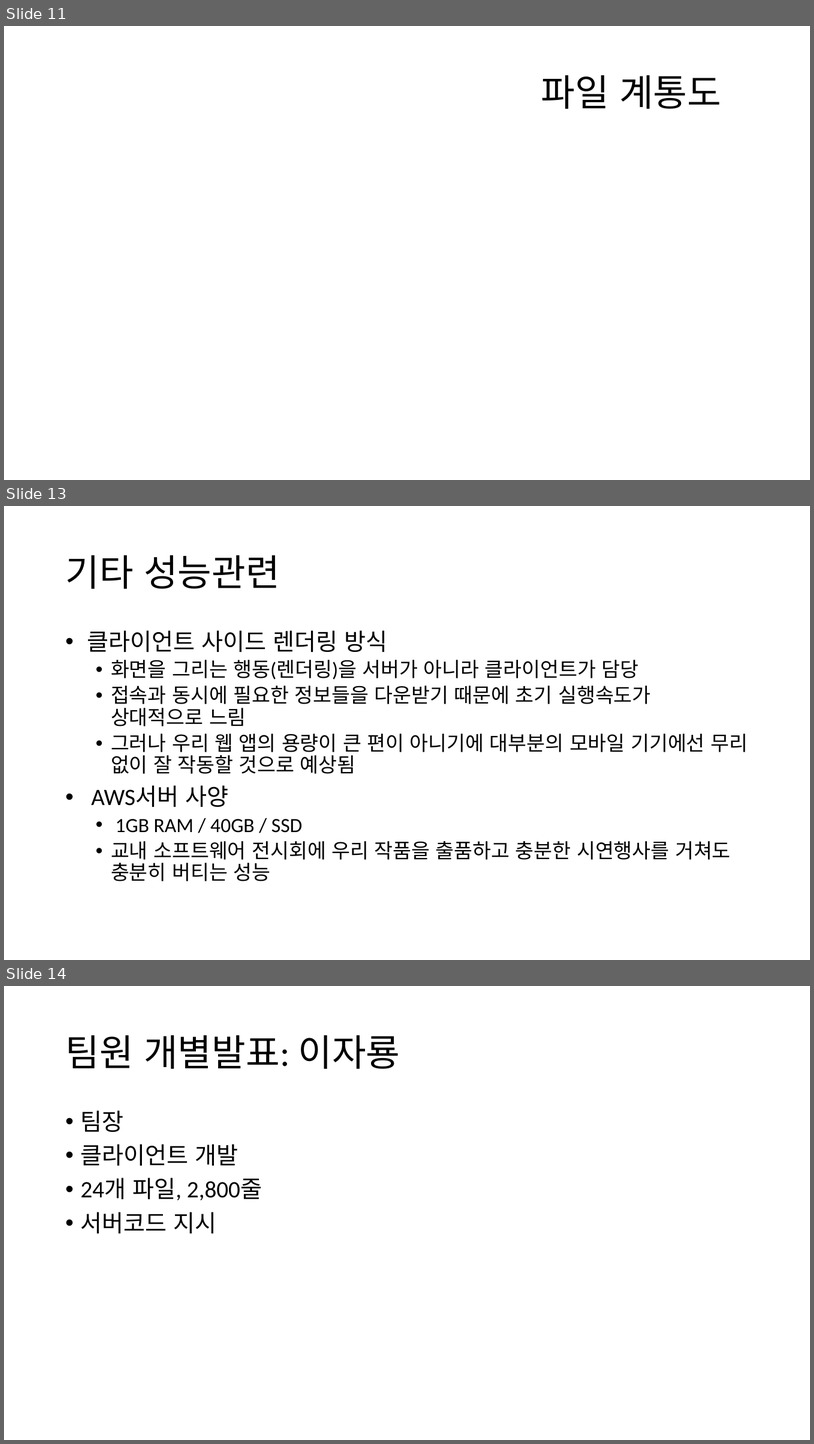
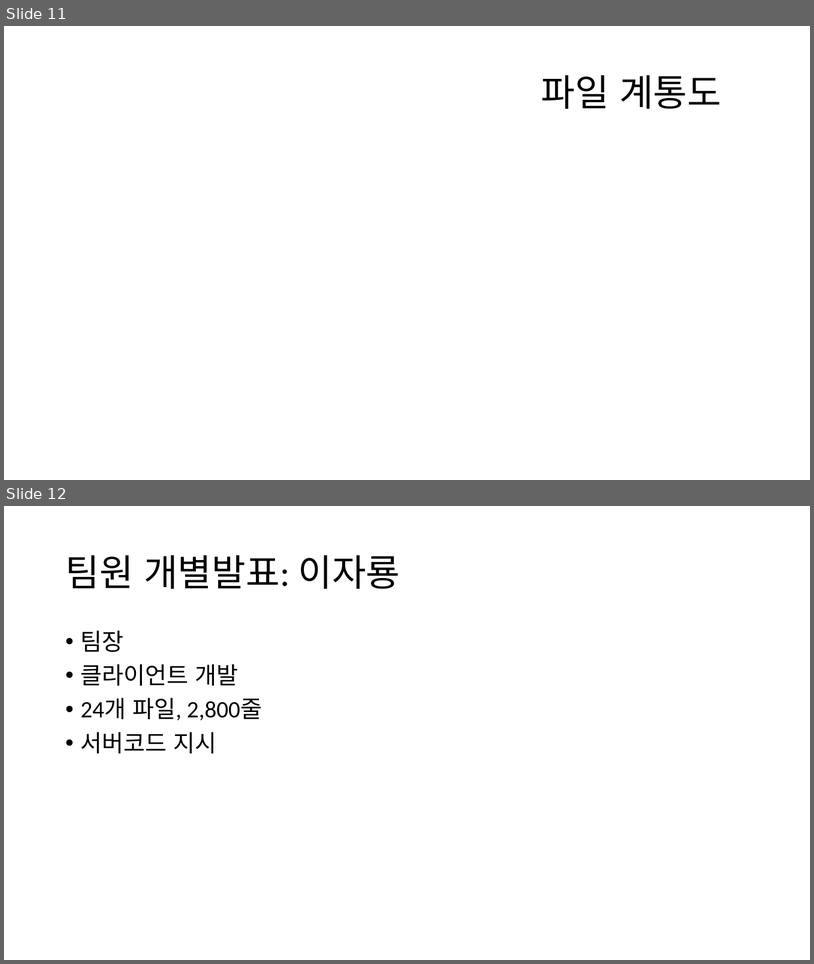
Before and after one commit to JonJaryongLee/AccountBook, a slide deck: 문서자료/AccountBook_최종발표_PPT.pptx. Shown one above the other, each under a label of ours: slides 11, 13 and 14 before the commit, slides 11 and 12 after it; the slides between them are not shown. The pictures are 814x1444 and 814x964 pixels, drawn with LibreOffice and Linux fonts; fonts in the diff are those of the drawing; background and template pictures are left out. Boxes give left, top, right and bottom in pixels: in the first picture for what was removed or moved away, otherwise in the second. Text is boxed around its words. In the diff, an @@ line names an element or a change of style, - is before the commit and + after.

```diff
--- a/문서자료/AccountBook_최종발표_PPT.pptx
+++ b/문서자료/AccountBook_최종발표_PPT.pptx
@@ slide 13 removed at (x1=4, y1=506, x2=810, y2=960), background #FFFFFF @@
@@ title removed at (x1=65, y1=555, x2=280, y2=589) @@
-기타 성능관련
@@ text removed at (x1=87, y1=630, x2=748, y2=881) @@
-• 클라이언트 사이드 렌더링 방식
-  • 화면을 그리는 행동(렌더링)을 서버가 아니라 클라이언트가 담당
-  • 접속과 동시에 필요한 정보들을 다운받기 때문에 초기 실행속도가 상대적으로 느림
-  • 그러나 우리 웹 앱의 용량이 큰 편이 아니기에 대부분의 모바일 기기에선 무리 없이 잘 작동할 것으로 예상됨
-• AWS서버 사양
-  • 1GB RAM / 40GB / SSD
-  • 교내 소프트웨어 전시회에 우리 작품을 출품하고 충분한 시연행사를 거쳐도 충분히 버티는 성능
@@ what was slide 14 is now slide 12 @@
```
Also in this commit, not shown: 5 slides changed, 4 slides added, 1 other slide removed, 1 other file.
